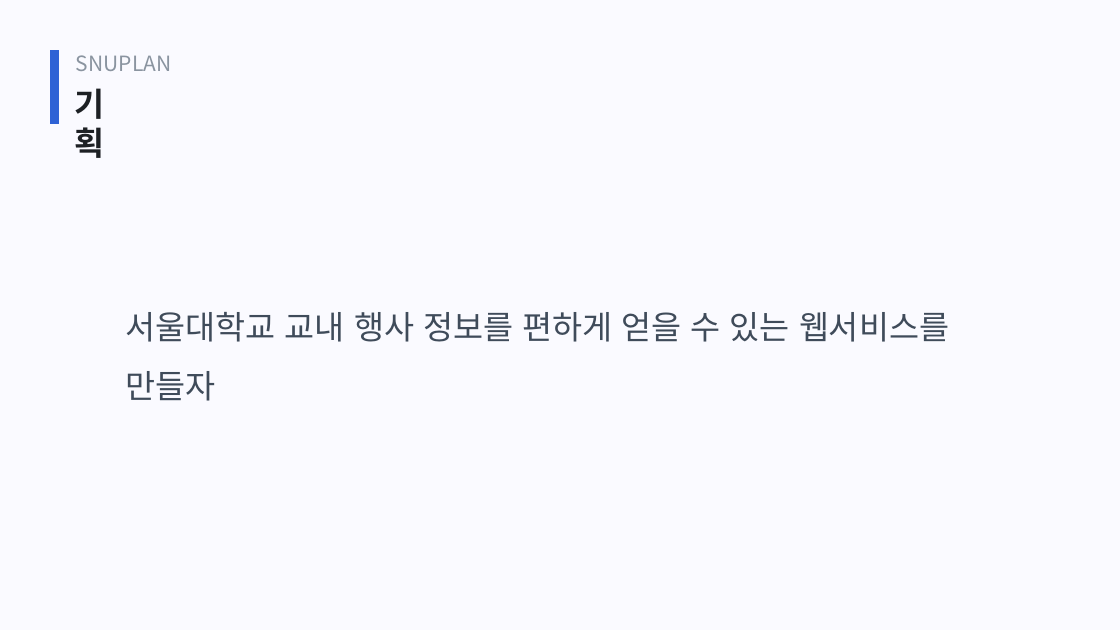
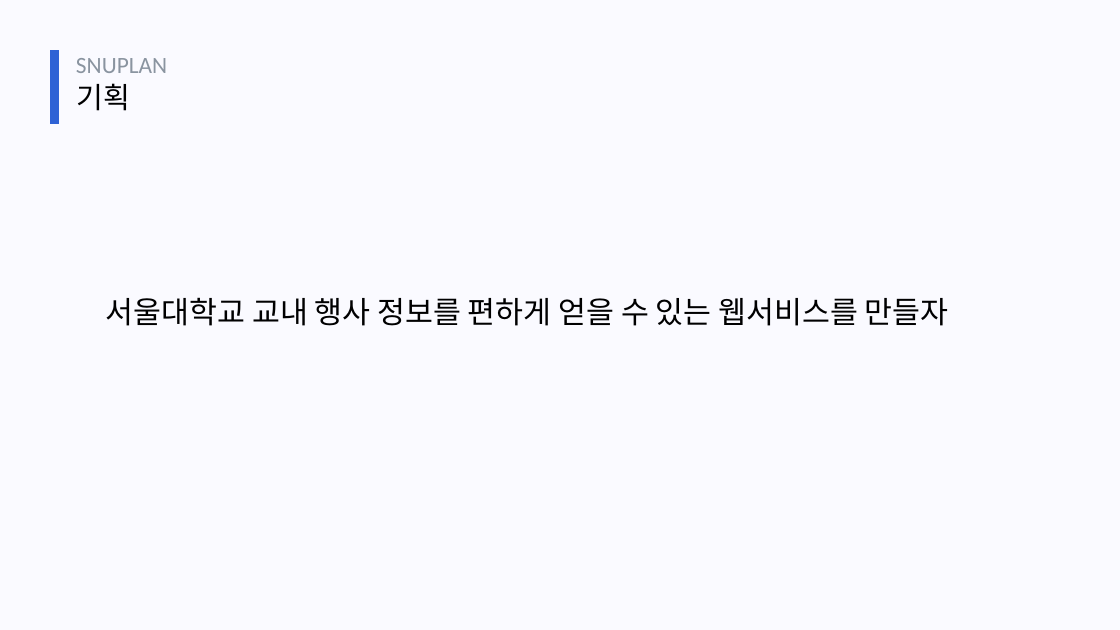
Before and after one commit to webprogrammingteam7/Static, a slide deck: slide 2 of SNUPLAN_staticpage.pptx. Drawn at 1120x630 pixels with LibreOffice and Linux fonts; fonts in the diff are those of the drawing. Boxes give left, top, right and bottom in pixels: in the first picture for what was removed or moved away, otherwise in the second. Text is boxed around its words. In the diff, an @@ line names an element or a change of style, - is before the commit and + after.

```diff
--- a/SNUPLAN_staticpage.pptx
+++ b/SNUPLAN_staticpage.pptx
@@ text "SNUPLAN" at (76, 58, 167, 73): size 18 to 20 pt, font Noto Sans CJK KR to Calibri @@
@@ text "기획" at (77, 83, 131, 111): size 28 to 25 pt, text colour #1D2024 to #000000, bold off @@
@@ text "서울대학교 교내 행사 정보를 편하게 ...": place and size @@
-text "서울대학교 교내 행사 정보를 편하게 ..." at (126, 312, 949, 401)
+text "서울대학교 교내 행사 정보를 편하게 ..." at (106, 297, 949, 326)
@@ text "서울대학교 교내 행사 정보를 편하게 ..." at (106, 297, 949, 326): size 28 to 26 pt, text colour #3F4B5A to #000000; line spacing 1.5 to 1 @@
```
Also in this commit, not shown: 12 other slides changed, 1 other file.
